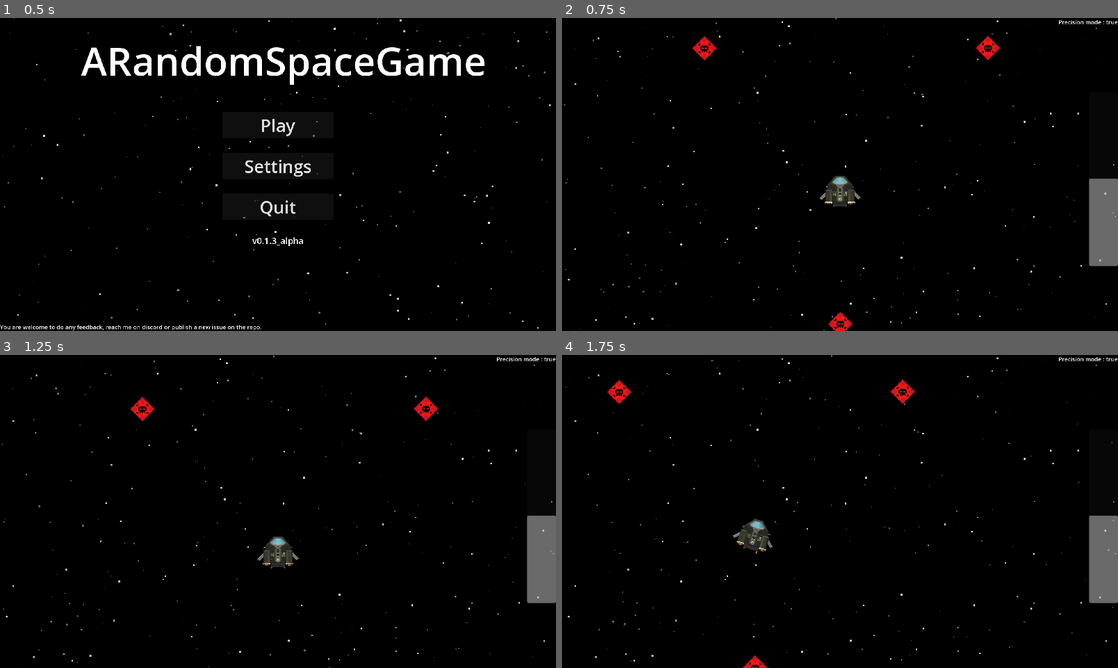
Above: before the commit, frames 1-4 (two rows, left to right).
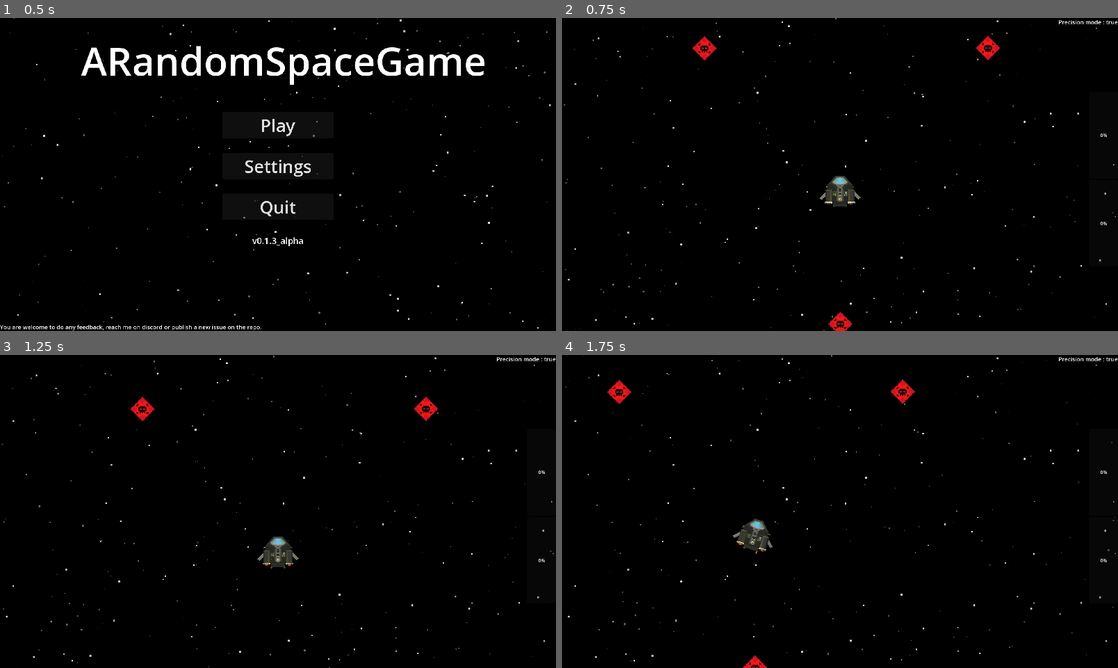
Above: after the commit, the same moments.

Repository: creusator/A_Random_Space_Game
Game: Godot game, scene res://UI/Menus/MainMenu/MainMenu.tscn
Same seed, same stepped clock (60 frames per second), same inputs: the game is played once before the commit and once after it.
Inputs (mouse positions are in pixels of both pictures, inside the frame that each line leads up to):
- Up to frame 1 (0.5 s): no input
- Up to frame 2 (0.75 s): click "Play" at 0.5 s
- Up to frame 3 (1.25 s): no input
- Up to frame 4 (1.75 s): move the mouse to (962, 495) at 1.27 s; hold D (rotate_right) from 1.28 s (still down); hold Right mouse button (aim_to_target_hold) from 1.28 s (still down)

Frame 1 is identical in both runs. In frame 2, 1.5% of the frame differs, in the area x 94-100%, y 36-80%; in frame 3, 1.5%; in frame 4, 1.5%.

Commit message:
Player UI - Throttle
- Throttle is now separated to get accurate precentage

Diff:
--- a/UI/HUD/hud_ship.gd
+++ b/UI/HUD/hud_ship.gd
@@ -1,7 +1,8 @@
 extends Control
 
 @export var ship:Ship
-@onready var throttle: ProgressBar = $VBoxContainer/Throttle
+@onready var forward_throttle: ProgressBar = $VBoxContainer/ForwardThrottle
+@onready var backward_throttle: ProgressBar = $VBoxContainer/BackwardThrottle
 @onready var precision_mode: Label = $VBoxContainer/PrecisionMode
 
 var ship_throttle_value:float = 0.0
@@ -11,6 +12,13 @@
 
 
 func _process(_delta: float) -> void:
+	if not ship:
+		return
 	ship_throttle_value = ship.get_throttle_state()
-	throttle.update(ship_throttle_value)
+	if ship_throttle_value >= 0.0:
+		forward_throttle.set_value_no_signal(ship_throttle_value*100)
+		backward_throttle.set_value_no_signal(0.0)
+	else:
+		forward_throttle.set_value_no_signal(0.0)
+		backward_throttle.set_value_no_signal(abs(ship_throttle_value)*100)
 	precision_mode.text = ("Precision mode : " + str(ship.get_precision_state()))
--- a/UI/HUD/hud_ship.tscn
+++ b/UI/HUD/hud_ship.tscn
@@ -24,15 +24,22 @@
 
 [node name="PrecisionMode" type="Label" parent="VBoxContainer"]
 layout_mode = 2
+size_flags_vertical = 0
 theme_override_font_sizes/font_size = 20
 text = "Precision mode : true"
 
-[node name="Throttle" type="ProgressBar" parent="VBoxContainer"]
-custom_minimum_size = Vector2(100, 600)
+[node name="ForwardThrottle" type="ProgressBar" parent="VBoxContainer"]
+custom_minimum_size = Vector2(100, 300)
 layout_mode = 2
 size_flags_horizontal = 8
-size_flags_vertical = 6
-min_value = -100.0
+size_flags_vertical = 10
 fill_mode = 3
-show_percentage = false
 script = ExtResource("2_qsowj")
+
+[node name="BackwardThrottle" type="ProgressBar" parent="VBoxContainer"]
+custom_minimum_size = Vector2(100, 300)
+layout_mode = 2
+size_flags_horizontal = 8
+size_flags_vertical = 2
+fill_mode = 2
+script = ExtResource("2_qsowj")
